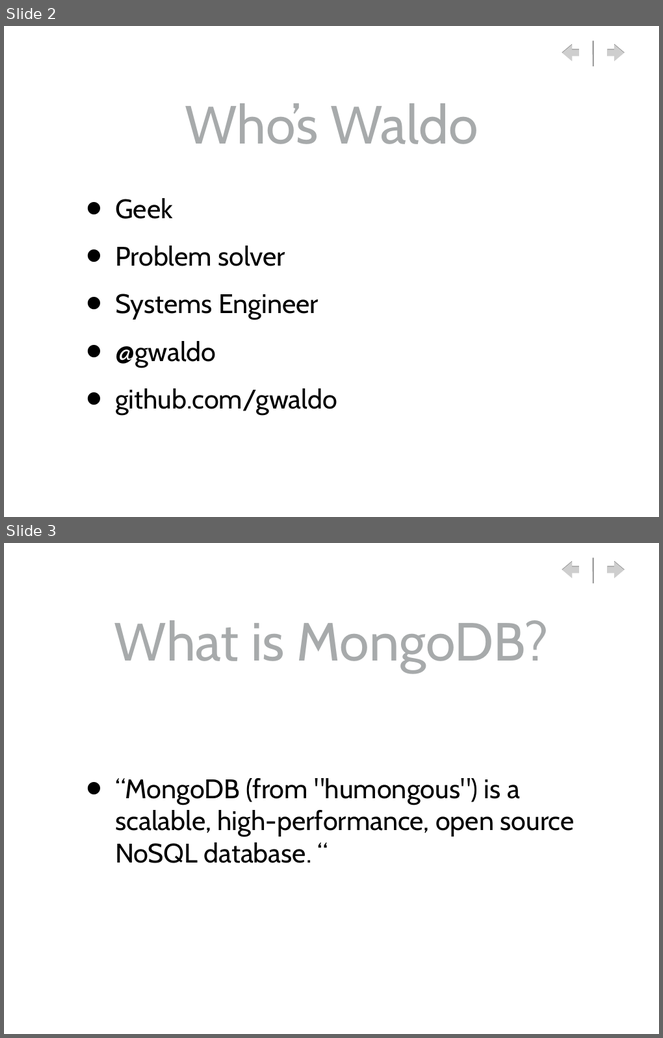
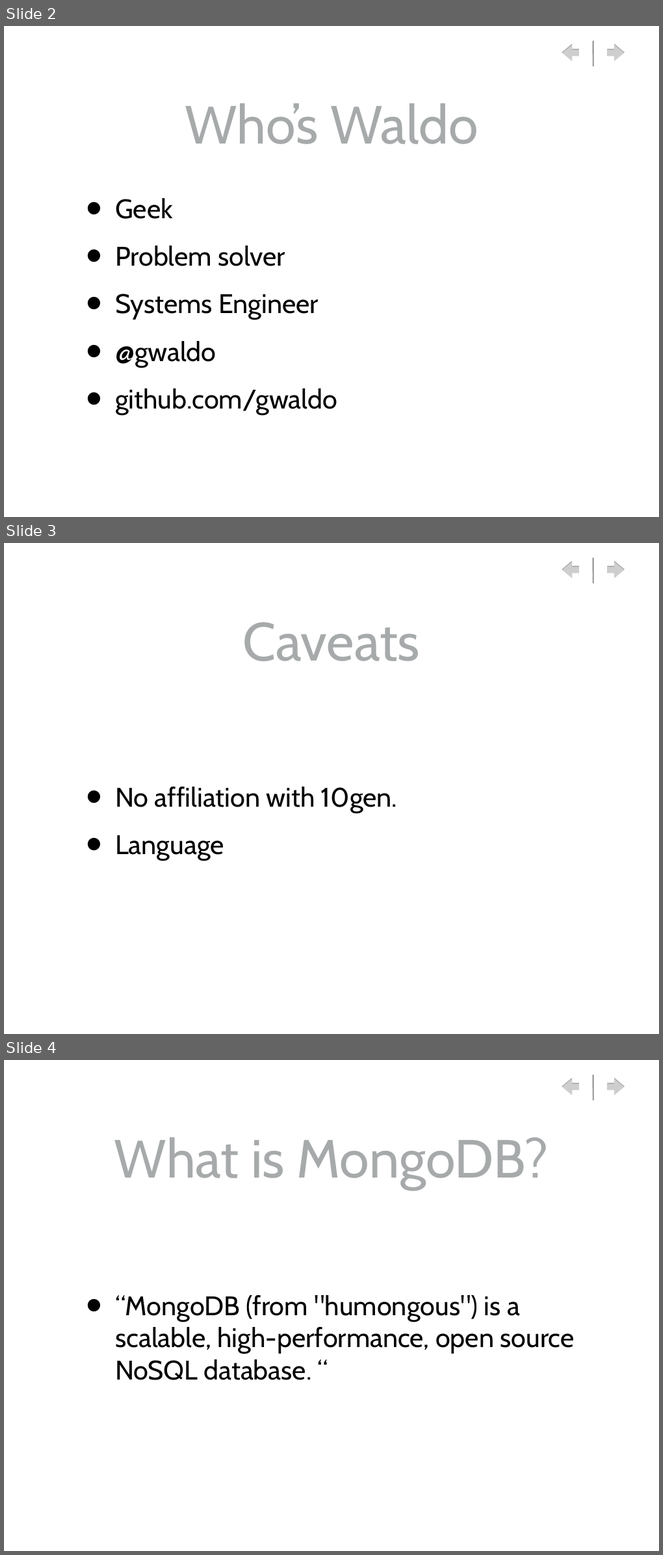
Before and after one commit to gwaldo/MongoDB_Intro, a slide deck: MongoDB_Intro.ppt. Shown one above the other, each under a label of ours: slides 2 and 3 before the commit, slides 2, 3 and 4 after it. The pictures are 663x1038 and 663x1555 pixels, drawn with LibreOffice and Linux fonts; fonts in the diff are those of the drawing; background and template pictures are left out. Boxes give left, top, right and bottom in pixels: in the first picture for what was removed or moved away, otherwise in the second. Text is boxed around its words. In the diff, an @@ line names an element or a change of style, - is before the commit and + after.

```diff
--- a/MongoDB_Intro.ppt
+++ b/MongoDB_Intro.ppt
@@ slide 3 added at <box>4,543,659,1034</box>, background picture (left out); not listed: 3 template elements that a slide beside it also shows @@
@@ title added at <box>243,622,420,661</box>, 84 pt, text #A7AAAB @@
+Caveats
@@ text added at <box>115,787,398,861</box>, 42 pt, text #000000 @@
+• No affiliation with 10gen.
+• Language
@@ what was slide 3 is now slide 4 @@
```
Also in this commit, not shown: 1 slide changed, 13 other slides added, 1 slide removed, 19 other files.
